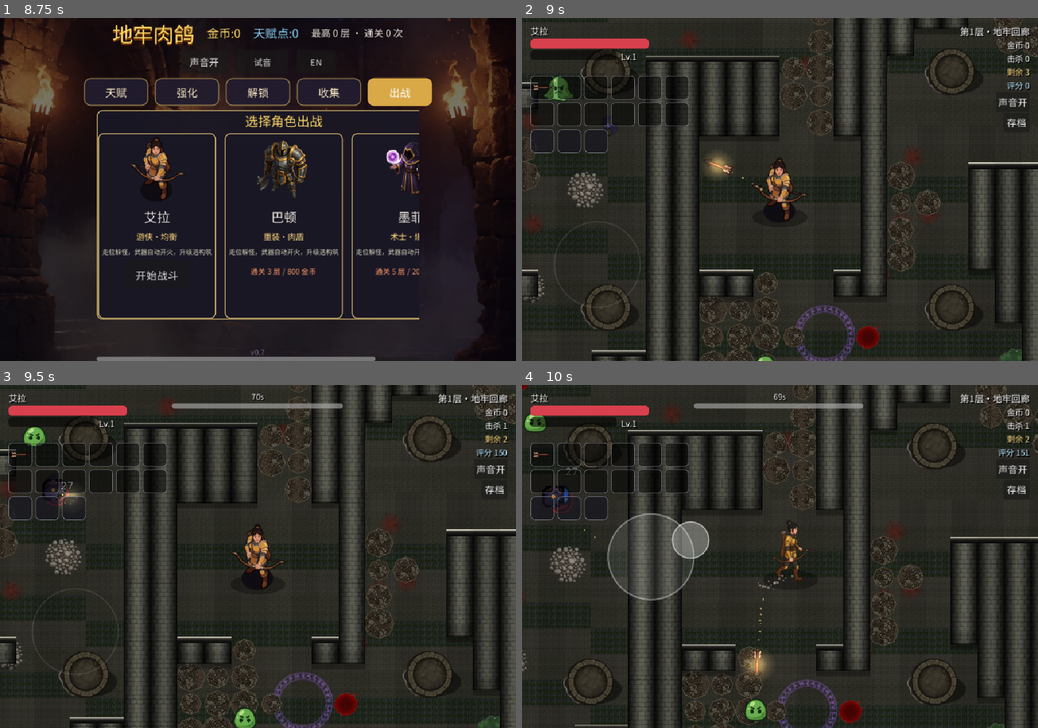
Above: before the commit, frames 1-4 (two rows, left to right).
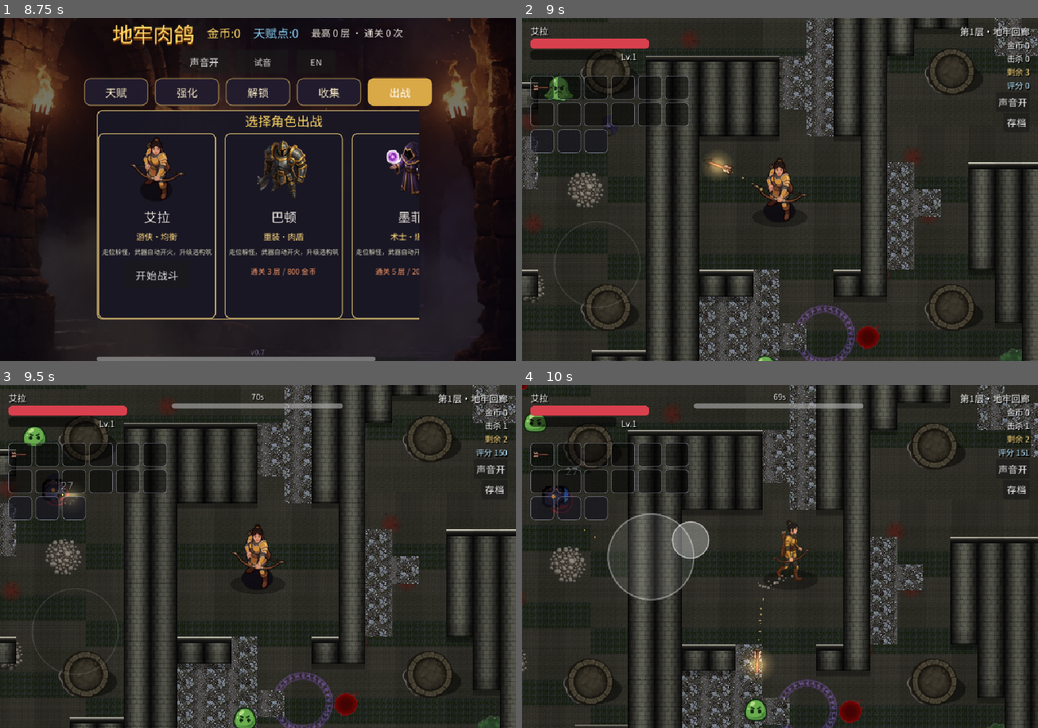
Above: after the commit, the same moments.

Repository: owlco001/dungeon-rogue-godot
Game: Godot game, scene res://scenes/lobby.tscn
Same seed, same stepped clock (60 frames per second), same inputs: the game is played once before the commit and once after it.
Inputs (mouse positions are in pixels of both pictures, inside the frame that each line leads up to):
- Up to frame 1 (8.75 s): click "声音开" at 0.5 s; click "声音关" at 1.25 s; click "试音" at 2 s; click "EN" at 2.75 s; click "Test" at 3.5 s; click "中文" at 4.25 s; click "天赋" at 5 s; click "强化" at 5.75 s; click "解锁" at 6.5 s; click "收集" at 7.25 s; click "出战" at 8 s
- Up to frame 2 (9 s): click "开始战斗" at 8.75 s
- Up to frame 3 (9.5 s): no input
- Up to frame 4 (10 s): drag from (651, 556) to (831, 481) at 9.52 s

Frame 1 is identical in both runs. In frame 2, 5.3% of the frame differs, in the area x 0-100%, y 0-100%; in frame 3, 5.1%; in frame 4, 4.9%.

Commit message:
v0.8.12 square terrain tiles: fill each terrain cell as a full square (no more circular blobs, no outlines) so adjacent cells merge into one seamless textured mass; lava inner glow changed to inset rect; rubble texture brightened + flat-field normalized (was reading near-black); _blob_points kept for rollback; font subset regen

Diff:
--- a/scripts/terrain_layer.gd
+++ b/scripts/terrain_layer.gd
@@ -54,7 +54,9 @@
 	return float(absi(hash(seed_text + ":" + str(salt))) % 1000) / 1000.0
 
 
+## 旧版圆形色块（v0.8.12 起地砖改用方形格），函数保留以备回滚。
 func _blob_points(center: Vector2, cell: Vector2i, kind: String, shrink: float) -> PackedVector2Array:
+
 	var pts := PackedVector2Array()
 	var half := CELL * 0.5 - shrink
 	var key := "%d:%d:%s" % [cell.x, cell.y, kind]
@@ -80,23 +82,25 @@
 		for cell_v in patch.get("cells", []):
 			var cell: Vector2i = cell_v
 			var center := Vector2((float(cell.x) + 0.5) * CELL, (float(cell.y) + 0.5) * CELL)
-			var blob := _blob_points(center, cell, kind, 0.5)
-			draw_colored_polygon(blob, fill)
-			# Agnes 贴图层：UV 按世界坐标取样，相邻格图案连续
+			# v0.8.12：用户指定用方形格（不再用圆形色块），相邻格边对边铺满成整片
+			var half := CELL * 0.5
+			var rect := Rect2(center - Vector2(half, half), Vector2(CELL, CELL))
+			draw_rect(rect, fill)
+			# Agnes 贴图层：UV 按世界坐标取样，相邻格图案连续（方形格无描边，自然连成整片）
 			var tex: Texture2D = _textures.get(kind, null)
 			if tex != null:
 				var a := 0.96
 				if kind == "lava" or kind == "rift":
 					a *= 0.90 + 0.10 * sin(_time * 2.6)
+				var corners := PackedVector2Array([rect.position,
+					rect.position + Vector2(CELL, 0), rect.end,
+					rect.position + Vector2(0, CELL)])
 				var pcols := PackedColorArray()
 				var uvs := PackedVector2Array()
-				for p in blob:
+				for p in corners:
 					pcols.append(Color(1, 1, 1, a))
 					uvs.append(p / TEX_SPAN)
-				draw_polygon(blob, pcols, uvs, tex)
-			var outline := blob.duplicate()
-			outline.append(blob[0])
-			draw_polyline(outline, Color(edge, edge.a * 0.38), 1.5, true)
+				draw_polygon(corners, pcols, uvs, tex)
 			_draw_details(kind, center, cell, edge, accent)
 
 
@@ -107,8 +111,8 @@
 			# v0.8.9：贴图本身已有碎石/荆棘细节，不再叠程序化圆点/线条（真机上像贴纸）
 			pass
 		"lava":
-			var inner := _blob_points(center, cell, kind, 16.0)
-			draw_colored_polygon(inner, Color(1.0, 0.45, 0.06, 0.38 + 0.17 * sin(_time * 2.6)))
+			var inner := Rect2(center - Vector2(9, 9), Vector2(18, 18))
+			draw_rect(inner, Color(1.0, 0.45, 0.06, 0.38 + 0.17 * sin(_time * 2.6)))
 			var p := center + Vector2(_rand01(key, 10) - 0.5, _rand01(key, 20) - 0.5) * 22.0
 			draw_circle(p, 2.2, accent)
 		"ice":
Binary file changed: assets/fonts/hud-subset.ttf
Binary file changed: assets/tiles/terrain/tex_rubble.webp
